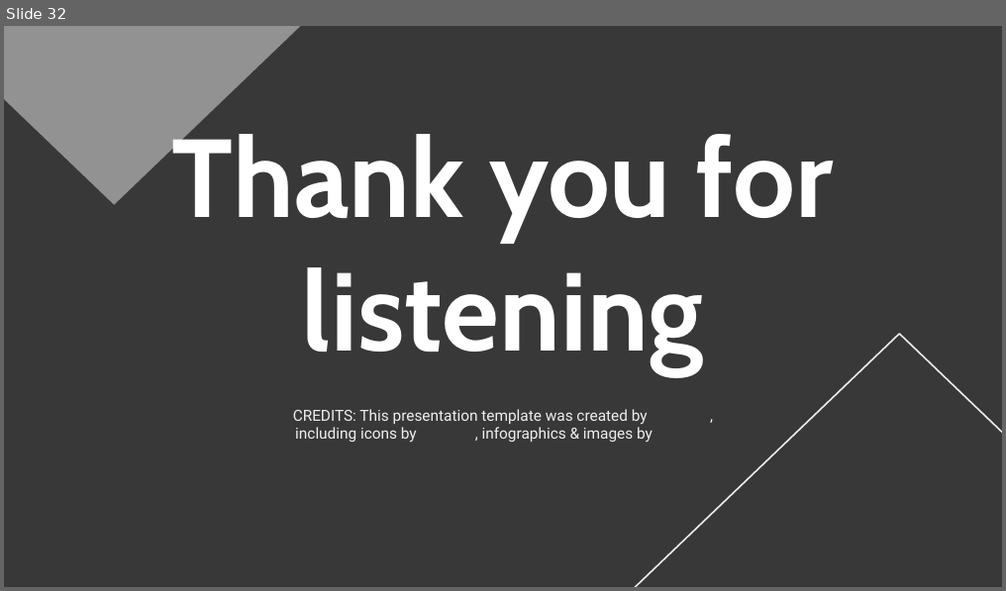
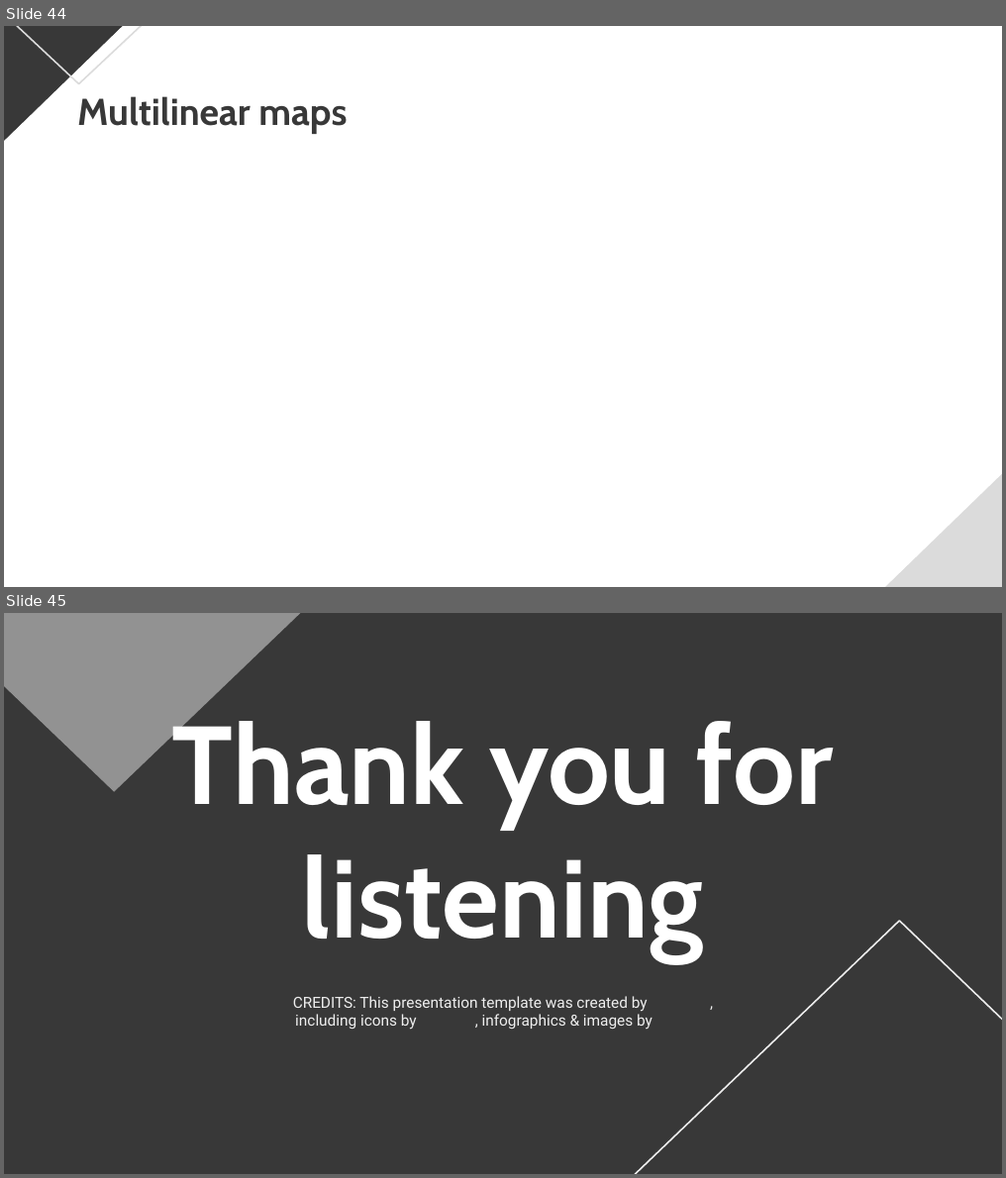
Before and after one commit to baiyanchen8/aliada, a slide deck: 碩士/課本書報/chap15.6-15.9 [自動儲存].pptx. Shown one above the other, each under a label of ours: slide 32 before the commit, slides 44 and 45 after it. The pictures are 1006x591 and 1006x1178 pixels, drawn with LibreOffice and Linux fonts; fonts in the diff are those of the drawing; grey boxes stand for pictures; background and template pictures are left out. Boxes give left, top, right and bottom in pixels: in the first picture for what was removed or moved away, otherwise in the second. Text is boxed around its words. In the diff, an @@ line names an element or a change of style, - is before the commit and + after.

```diff
--- a/碩士/課本書報/chap15.6-15.9 [自動儲存].pptx
+++ b/碩士/課本書報/chap15.6-15.9 [自動儲存].pptx
@@ slide 44 added at [4, 26, 1002, 587], background #FFFFFF @@
@@ right triangle added at [4, 26, 275, 240], fill #383838 @@
@@ triangle added at [4, 26, 371, 83], outline #DBDBDB 1.5 pt @@
@@ title added at [77, 96, 347, 134], 36 pt, text #383838, bold @@
+Multilinear maps
@@ right triangle added at [813, 297, 1002, 587], fill #DBDBDB @@
@@ what was slide 32 is now slide 45 @@
```
Also in this commit, not shown: 4 slides changed, 12 other slides added.
